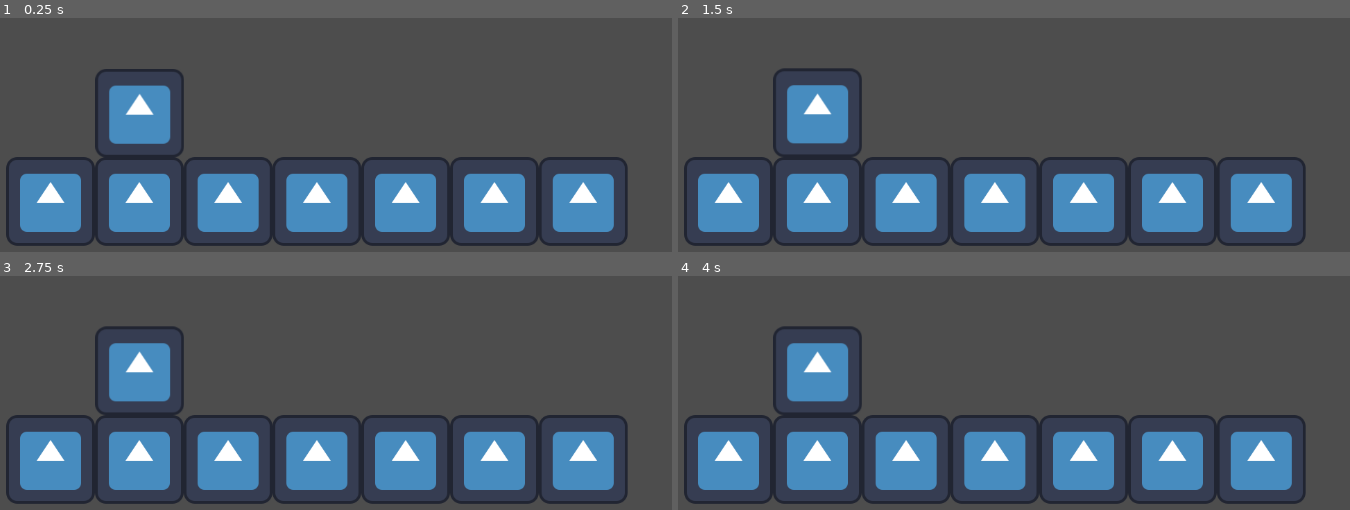
Above: before the commit, frames 1-4 (two rows, left to right).
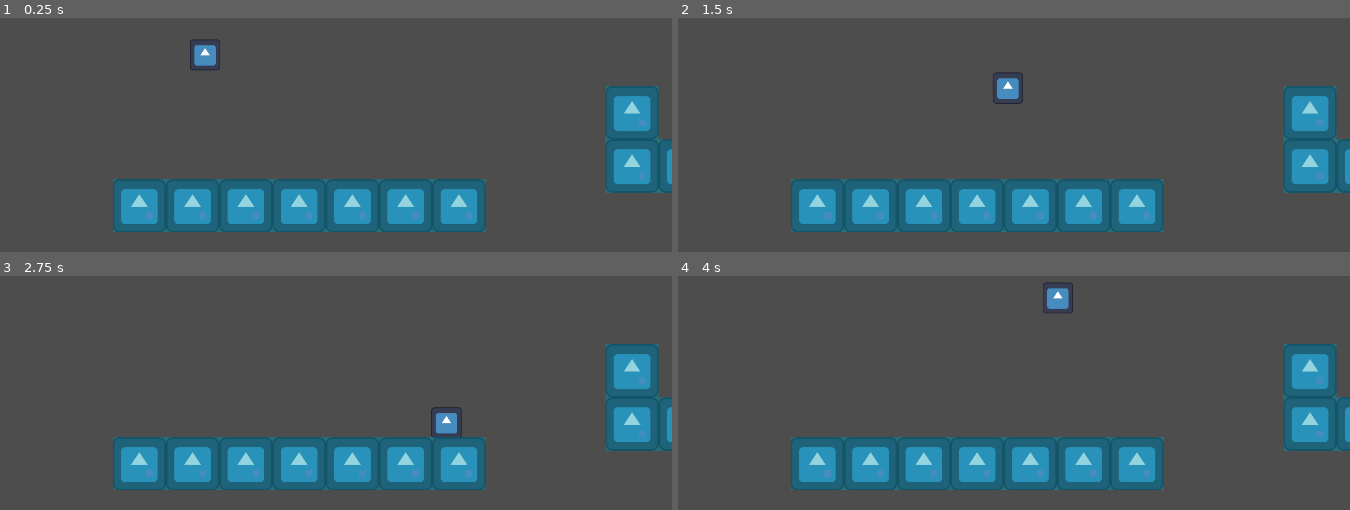
Above: after the commit, the same moments.

Repository: rishitkhare/GMTK-2023
Game: Godot game, scene res://Scenes/node_2d.tscn
The game is run twice, just before and just after one commit, with the same random seed, the same clock (stepped at 60 frames per second) and the same inputs. The engine's default icon, where the game draws it, is replaced by a stand-in: a white triangle on a blue panel in a dark square.
Inputs:
- Up to frame 1 (0.25 s): no input
- Up to frame 2 (1.5 s): tap Enter at 0.5 s; hold D (playermove_right) 0.53-1.28 s; hold Space (jump_key, bound only after the commit) 0.53-1.28 s; hold S (playermove_down) from 1.28 s (still down); tap Space (jump_key, bound only after the commit) at 1.35 s
- Up to frame 3 (2.75 s): tap Space (jump_key, bound only after the commit) at 1.52, 1.82 s; release S (playermove_down) at 2.03 s; hold D (playermove_right) from 2.03 s (still down); hold Space (jump_key, bound only after the commit) from 2.03 s (still down)
- Up to frame 4 (4 s): release D (playermove_right) at 2.78 s; release Space (jump_key, bound only after the commit) at 2.78 s; hold W (playermove_up) 2.78-3.53 s; tap Space (jump_key, bound only after the commit) at 2.85, 3.02, 3.32 s; hold A (playermove_left) from 3.53 s (still down); hold Space (jump_key, bound only after the commit) from 3.53 s (still down)

The runs differ from the first frame. In frame 1, 30% of the frame differs, in the area x 0-100%, y 8-98%; in frame 2, 30%; in frame 3, 30%; in frame 4, 30%, in the area x 0-100%, y 2-98%.

Commit message:
platformer movement code + topdown code

Diff:
--- /dev/null
+++ b/Scenes/character_player.tscn
@@ -0,0 +1,44 @@
+[gd_scene load_steps=4 format=3 uid="uid://bdrd5tjf7acox"]
+
+[ext_resource type="Script" path="res://scripts/character_controller.gd" id="1_unv6d"]
+[ext_resource type="Texture2D" uid="uid://d2htuvqdsc872" path="res://icon.svg" id="2_w63ux"]
+
+[sub_resource type="RectangleShape2D" id="RectangleShape2D_fca7j"]
+size = Vector2(73, 71.5)
+
+[node name="CharacterBody2D" type="CharacterBody2D"]
+script = ExtResource("1_unv6d")
+movement_setting = 0
+
+[node name="Icon" type="Sprite2D" parent="."]
+position = Vector2(0, 1)
+scale = Vector2(0.578125, 0.585938)
+texture = ExtResource("2_w63ux")
+
+[node name="CollisionShape2D" type="CollisionShape2D" parent="."]
+shape = SubResource("RectangleShape2D_fca7j")
+
+[node name="Raycasts" type="Node2D" parent="."]
+
+[node name="Up" type="RayCast2D" parent="Raycasts"]
+target_position = Vector2(0, -42)
+
+[node name="Down" type="RayCast2D" parent="Raycasts"]
+target_position = Vector2(0, 42)
+collide_with_areas = true
+
+[node name="Downleft" type="RayCast2D" parent="Raycasts"]
+position = Vector2(-35, 0)
+target_position = Vector2(0, 42)
+collide_with_areas = true
+
+[node name="Downright" type="RayCast2D" parent="Raycasts"]
+position = Vector2(34, 0)
+target_position = Vector2(0, 42)
+collide_with_areas = true
+
+[node name="Left" type="RayCast2D" parent="Raycasts"]
+target_position = Vector2(-42, 0)
+
+[node name="Right" type="RayCast2D" parent="Raycasts"]
+target_position = Vector2(42, 0)
--- a/Scenes/node_2d.tscn
+++ b/Scenes/node_2d.tscn
@@ -1,7 +1,7 @@
 [gd_scene load_steps=5 format=3 uid="uid://0e5id6mu7pi4"]
 
-[ext_resource type="PackedScene" uid="uid://bvwkkjcvj11yc" path="res://Scenes/rigid_body_2d.tscn" id="1_bp87s"]
 [ext_resource type="Texture2D" uid="uid://d2htuvqdsc872" path="res://icon.svg" id="2_mmqa1"]
+[ext_resource type="PackedScene" uid="uid://bdrd5tjf7acox" path="res://Scenes/character_player.tscn" id="3_fqveo"]
 
 [sub_resource type="TileSetAtlasSource" id="TileSetAtlasSource_str0n"]
 texture = ExtResource("2_mmqa1")
@@ -267,12 +267,13 @@
 
 [node name="Node2D" type="Node2D"]
 
-[node name="RigidBody2D" parent="." instance=ExtResource("1_bp87s")]
-position = Vector2(-191, -166)
-
-[node name="TileMap" type="TileMap" parent="."]
+[node name="Ground" type="TileMap" parent="."]
 tile_set = SubResource("TileSet_qwi6v")
+collision_visibility_mode = 1
 format = 2
-layer_0/tile_data = PackedInt32Array(-262168, 0, 0, -196632, …(15439 unchanged characters)… , -327591, 458752, 6, -262055, 458752, 7)
+layer_0/tile_data = PackedInt32Array(-262168, 0, 0, -196632, …(15439 unchanged characters)… , -327591, 458752, 6, -262055, 458752, 7, -1048522, 262144, 3)
 
 [node name="Camera2D" type="Camera2D" parent="."]
+
+[node name="CharacterBody2D" parent="." instance=ExtResource("3_fqveo")]
+position = Vector2(-162, -380)
--- a/Scenes/rigid_body_2d.tscn
+++ b/Scenes/rigid_body_2d.tscn
@@ -1,14 +1,18 @@
-[gd_scene load_steps=3 format=3 uid="uid://bvwkkjcvj11yc"]
+[gd_scene load_steps=4 format=3 uid="uid://bvwkkjcvj11yc"]
 
 [ext_resource type="Texture2D" uid="uid://d2htuvqdsc872" path="res://icon.svg" id="1_2lewu"]
+[ext_resource type="Script" path="res://scripts/rb_controller.gd" id="1_bq57i"]
 
-[sub_resource type="RectangleShape2D" id="RectangleShape2D_3e3vc"]
-size = Vector2(128, 128)
+[sub_resource type="CircleShape2D" id="CircleShape2D_fxcx3"]
+radius = 63.0714
 
 [node name="RigidBody2D" type="RigidBody2D"]
-
-[node name="CollisionShape2D" type="CollisionShape2D" parent="."]
-shape = SubResource("RectangleShape2D_3e3vc")
+gravity_scale = 0.0
+lock_rotation = true
+script = ExtResource("1_bq57i")
 
 [node name="Sprite2D" type="Sprite2D" parent="."]
 texture = ExtResource("1_2lewu")
+
+[node name="CollisionShape2D" type="CollisionShape2D" parent="."]
+shape = SubResource("CircleShape2D_fxcx3")
--- /dev/null
+++ b/ground.tres
@@ -0,0 +1,4 @@
+[gd_resource type="PhysicsMaterial" format=3 uid="uid://c0hoe0aqare40"]
+
+[resource]
+friction = 0.3
--- a/project.godot
+++ b/project.godot
@@ -14,6 +14,11 @@
 run/main_scene="res://Scenes/node_2d.tscn"
 config/features=PackedStringArray("4.1", "GL Compatibility")
 config/icon="res://icon.svg"
+
+[display]
+
+window/size/viewport_width=1920
+window/size/viewport_height=1080
 
 [dotnet]
 
@@ -41,6 +46,11 @@
 "events": [Object(InputEventKey,"resource_local_to_scene":false,"resource_name":"","device":-1,"window_id":0,"alt_pressed":false,"shift_pressed":false,"ctrl_pressed":false,"meta_pressed":false,"pressed":false,"keycode":0,"physical_keycode":83,"key_label":0,"unicode":115,"echo":false,"script":null)
 ]
 }
+jump_key={
+"deadzone": 0.5,
+"events": [Object(InputEventKey,"resource_local_to_scene":false,"resource_name":"","device":-1,"window_id":0,"alt_pressed":false,"shift_pressed":false,"ctrl_pressed":false,"meta_pressed":false,"pressed":false,"keycode":0,"physical_keycode":32,"key_label":0,"unicode":32,"echo":false,"script":null)
+]
+}
 
 [rendering]
 
--- /dev/null
+++ b/scripts/character_controller.gd
@@ -0,0 +1,191 @@
+extends CharacterBody2D
+
+enum MoveType {TOPDOWN, PLATFORMER}
+
+@export var movement_setting : MoveType = MoveType.PLATFORMER
+
+@export var HORIZONTAL_ACCEL = 270
+@export var HORIZONTAL_DECEL = 0.75
+@export var HORIZONTAL_AIR_DECEL = 0.78
+@export var JUMP_GRAVITY = 20
+@export var GRAVITY = 100
+@export var TERMINAL_FALL_VEL = 1700
+
+@export var SHAKE_THRESHOLD = 80
+
+@export var COYOTE_TIME_FRAMES = 10
+
+@export var PRE_JUMP_LEEWAY = 10
+
+@export var JUMP_POWER = -1100
+@export var JUMP_LENGTH = 20
+
+@export var TOPDOWN_SPEED = 400
+
+
+signal land
+signal jump
+
+signal animate(input, velocity, grounded)
+
+
+@onready var frozen : bool = false
+@onready var m_velocity : Vector2 = Vector2()
+@onready var grounded : bool = false
+@onready var riding : Object = null
+
+@onready var frames_since_last_jump_press : int = 1000
+@onready var frames_since_last_grounded : int = 1000
+@onready var frames_holding_jump_key : int = 0
+@onready var falling_frames = 0
+
+@onready var shape : CollisionShape2D = $CollisionShape2D
+
+@onready var rc_up : RayCast2D = $Raycasts/Up
+@onready var rc_down : RayCast2D = $Raycasts/Down
+@onready var rc_downleft : RayCast2D = $Raycasts/Downleft
+@onready var rc_downright : RayCast2D = $Raycasts/Downright
+
+@onready var rc_left : RayCast2D = $Raycasts/Left
+@onready var rc_right : RayCast2D = $Raycasts/Right
+
+func _physics_process(_delta):
+	if(!frozen):
+		match movement_setting:
+			MoveType.TOPDOWN:
+				topdown_code()
+			MoveType.PLATFORMER:
+				platforming_code()
+
+func topdown_code():
+	var input = get_input()
+
+	velocity = input * TOPDOWN_SPEED
+	move_and_slide()
+
+func platforming_code():
+	var platform = rc_down.get_collider()
+
+	if(platform == null):
+		platform = rc_downleft.get_collider()
+
+	if(platform == null):
+		platform = rc_downright.get_collider()
+
+	if(platform != null && platform.is_in_group("Ridable")):
+		platform.is_riding = true
+		riding = platform
+	else:
+		if(riding != null):
+			velocity += riding.velocity
+			riding = null
+
+	var input : Vector2 = get_input()
+
+	print("left: " + str(rc_downleft.is_colliding()) + " middle: " + str(rc_down.is_colliding()) + " right: " + str(rc_downright.is_colliding()))
+
+	count_frames()
+
+	do_x_movement(input)
+
+	do_y_movement(input)
+
+	emit_signal("animate", input, velocity, grounded)
+	# print(grounded)
+
+func get_input() -> Vector2:
+	var input = Vector2()
+	if(Input.is_action_pressed("playermove_right")):
+		input.x += 1
+	elif(Input.is_action_pressed("playermove_left")):
+		input.x -= 1
+
+	if(Input.is_action_pressed("playermove_up")):
+		input.y -= 1
+	elif(Input.is_action_pressed("playermove_down")):
+		input.y += 1
+
+	if(frames_holding_jump_key > 0 && Input.is_action_pressed("jump_key")):
+		frames_holding_jump_key += 1
+
+		if(frames_holding_jump_key > 2048):
+			frames_holding_jump_key = 2048
+	else:
+		frames_holding_jump_key = 0
+
+	return input.normalized()
+
+func do_x_movement(input : Vector2) -> void:
+	velocity.x += input.x * HORIZONTAL_ACCEL
+	if(grounded):
+		velocity.x *= HORIZONTAL_DECEL
+	else:
+		velocity.x *= HORIZONTAL_AIR_DECEL
+
+	# walls stop momentum
+	if(rc_left.is_colliding() && velocity.x < 0):
+		velocity.x = 0
+	if(rc_right.is_colliding() && velocity.x > 0):
+		velocity.x = 0
+
+	# warning-ignore:return_value_discarded
+	m_velocity = velocity
+	velocity = Vector2(velocity.x, 0)
+	move_and_slide()
+	velocity = m_velocity
+
+func do_y_movement(_input : Vector2) -> void:
+	if(frames_holding_jump_key > 0 && frames_holding_jump_key < JUMP_LENGTH):
+		velocity.y += JUMP_GRAVITY
+	else:
+		velocity.y += GRAVITY
+
+	if(velocity.y > TERMINAL_FALL_VEL):
+		velocity.y = TERMINAL_FALL_VEL
+		falling_frames += 1
+	else:
+		falling_frames = 0
+
+	if(rc_up.is_colliding()):
+		velocity.y = GRAVITY
+		frames_holding_jump_key = 2048
+
+	var new_grounded = rc_down.is_colliding() || rc_downleft.is_colliding() || rc_downright.is_colliding()
+
+	if(new_grounded && !grounded):
+		emit_signal("land")
+
+	grounded = new_grounded
+
+	if(grounded):
+		if(velocity.y > 0):
+			velocity.y = 0
+		frames_since_last_grounded = 0
+	else:
+		frames_since_last_grounded += 1
+		if(frames_since_last_grounded > 2048):
+			frames_since_last_grounded = 2048
+
+	if(frames_since_last_grounded < COYOTE_TIME_FRAMES):
+		if(frames_since_last_jump_press < PRE_JUMP_LEEWAY):
+			frames_holding_jump_key = 1
+
+			emit_signal("jump")
+			velocity.y = JUMP_POWER
+			frames_since_last_grounded = 2048
+			frames_since_last_jump_press = 2048
+
+	# warning-ignore:return_value_discarded
+	m_velocity = velocity
+	velocity = Vector2(0, velocity.y)
+	move_and_slide()
+	velocity = m_velocity
+
+
+func count_frames() -> void:
+	if(Input.is_action_just_pressed("jump_key")):
+		frames_since_last_jump_press = 0
+	else:
+		frames_since_last_jump_press += 1
+		if(frames_since_last_jump_press > 2048):
+			frames_since_last_jump_press = 2048
--- /dev/null
+++ b/scripts/rb_controller.gd
@@ -0,0 +1,16 @@
+extends RigidBody2D
+
+const force_strength = 50000
+
+# Called every frame. 'delta' is the elapsed time since the previous frame.
+func _physics_process(delta):
+	var horizontal_input = 0
+
+	if Input.is_action_pressed("playermove_right"):
+		horizontal_input += 1
+	if Input.is_action_pressed("playermove_left"):
+		horizontal_input -= 1
+
+	# here
+
+	apply_force(force_strength * delta * Vector2(horizontal_input, 0))
